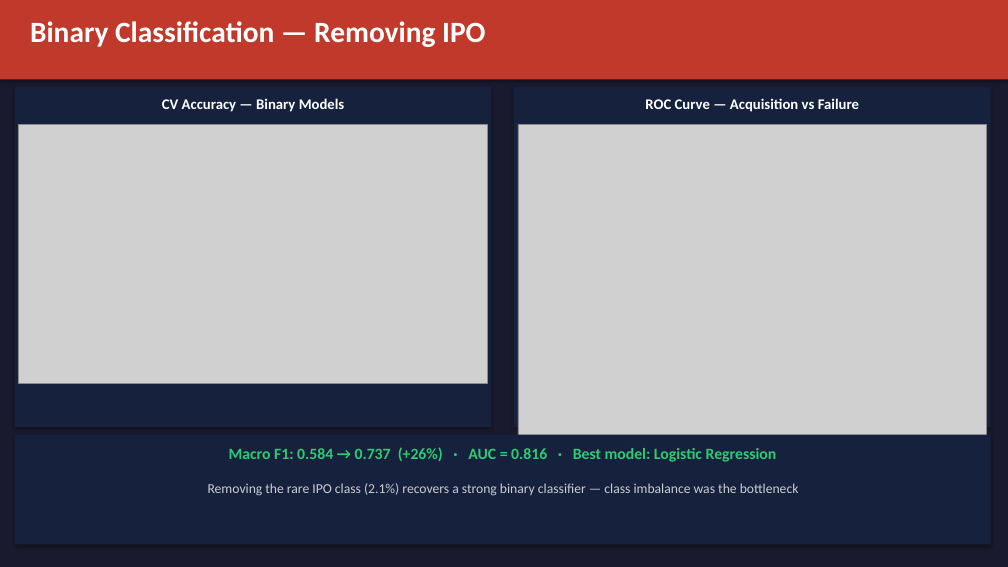
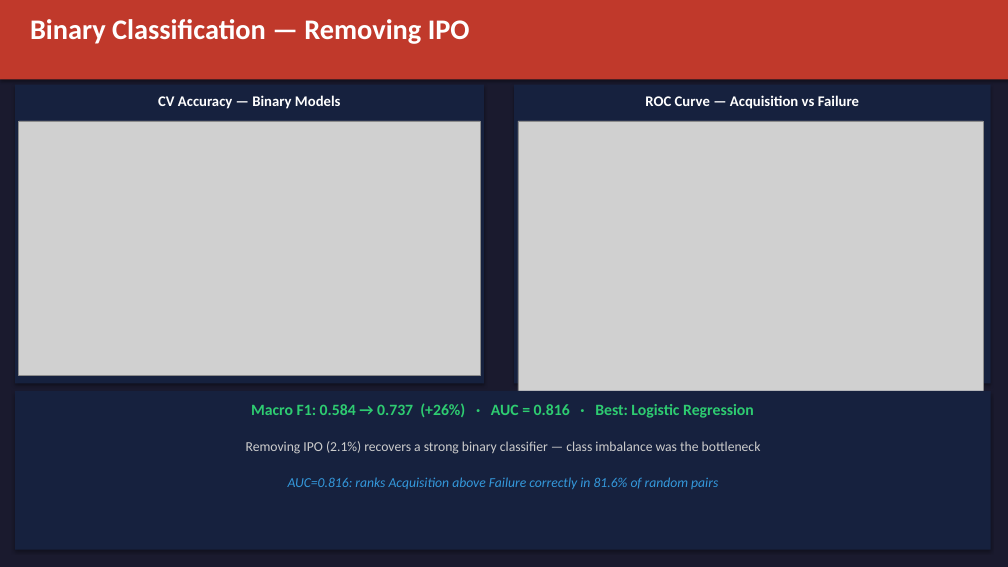
Before and after one commit to Clement-NI/Machine_learning_project_kaggle_start_up_success_data, a slide deck: slide 6 of scientificProject1/report/presentation.pptx. Drawn at 1008x567 pixels with LibreOffice and Linux fonts; fonts in the diff are those of the drawing; grey boxes stand for pictures. Boxes give left, top, right and bottom in pixels: in the first picture for what was removed or moved away, otherwise in the second. Text is boxed around its words. In the diff, an @@ line names an element or a change of style, - is before the commit and + after.

```diff
--- a/scientificProject1/report/presentation.pptx
+++ b/scientificProject1/report/presentation.pptx
@@ text "Binary Classification — Removing IPO" at [30, 19, 470, 44]: size 28 to 27 pt @@
@@ rectangle: place and size @@
-rectangle at [15, 87, 492, 427]
+rectangle at [15, 85, 484, 383]
@@ text "CV Accuracy — Binary Models": place and size @@
-text "CV Accuracy — Binary Models" at [162, 98, 345, 112]
+text "CV Accuracy — Binary Models" at [158, 95, 341, 109]
@@ rectangle: place and size @@
-rectangle at [514, 87, 991, 427]
+rectangle at [514, 85, 991, 383]
@@ picture: place and size @@
-picture at [19, 125, 488, 383]
+picture at [19, 121, 480, 375]
@@ picture: place and size @@
-picture at [518, 125, 987, 475]
+picture at [518, 121, 983, 468]
@@ rectangle: place and size @@
-rectangle at [15, 435, 991, 544]
+rectangle at [15, 391, 991, 550]
@@ text at [251, 403, 754, 418]: text changed @@
-Macro F1: 0.584 → 0.737 (+26%) · AUC = 0.816 · Best model: Logistic Regression
+Macro F1: 0.584 → 0.737 (+26%) · AUC = 0.816 · Best: Logistic Regression
@@ text at [246, 441, 761, 454]: text changed @@
-Removing the rare IPO class (2.1%) recovers a strong binary classifier — class imbalance was the bottleneck
+Removing IPO (2.1%) recovers a strong binary classifier — class imbalance was the bottleneck
@@ text added at [288, 477, 718, 489], 13 pt, text #3498DB, italic @@
+AUC=0.816: ranks Acquisition above Failure correctly in 81.6% of random pairs
```
Also in this commit, not shown: 9 other slides changed, 3 slides added, 1 slide removed.
